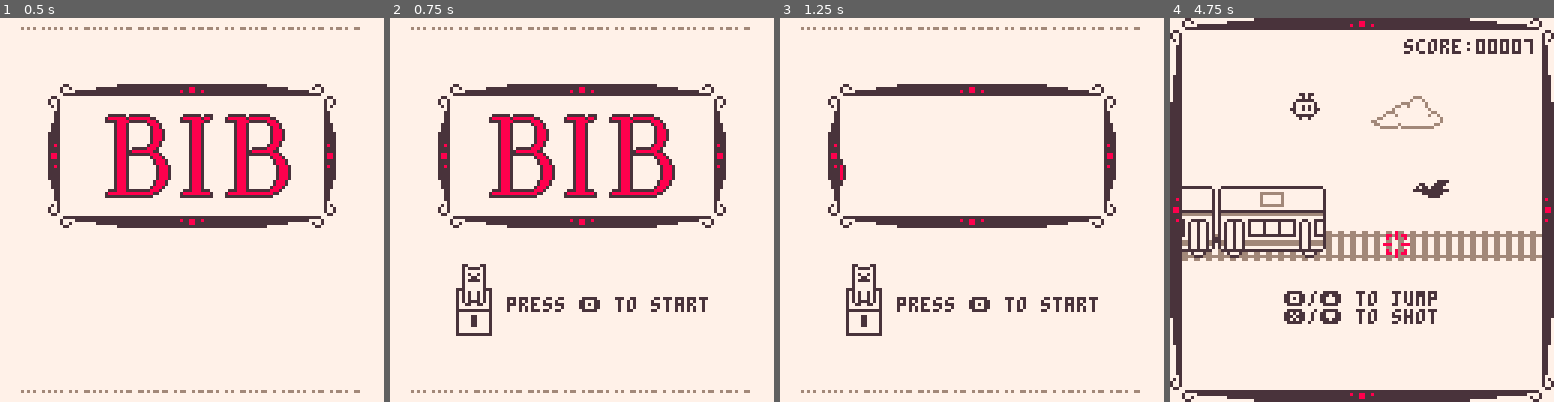
Above: before the commit, frames 1-4 (left to right).
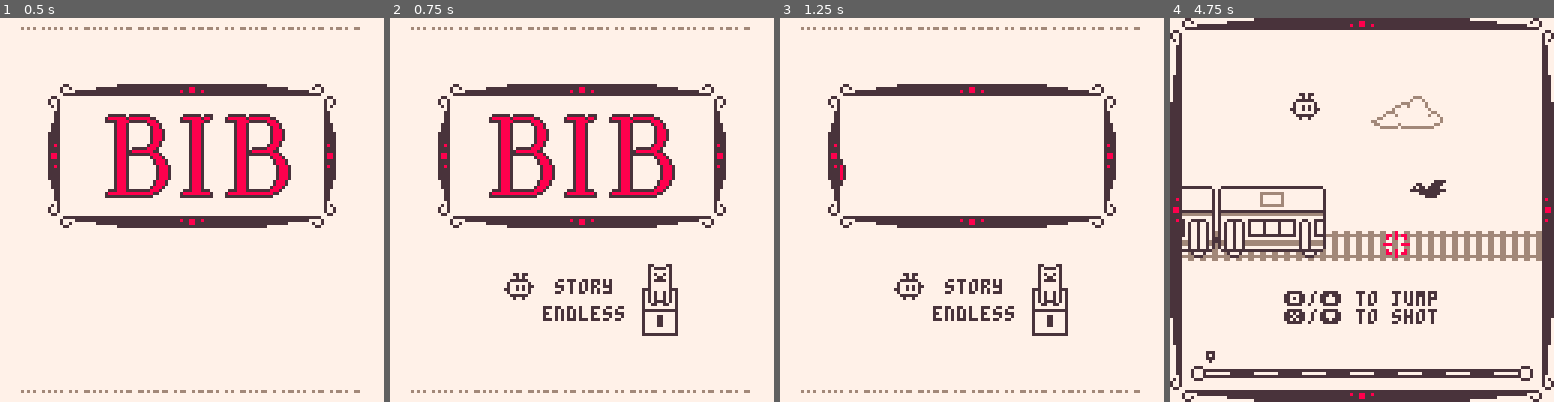
Above: after the commit, the same moments.

Repository: yurkth/BIB
Game: PICO-8 cartridge bib.p8
The game is run twice, just before and just after one commit, with the same random seed, the same clock (stepped at 60 frames per second) and the same inputs.
Inputs:
- Up to frame 1 (0.5 s): tap X (X key) at 0.33 s
- Up to frame 2 (0.75 s): tap O (Z key) at 0.7 s
- Up to frame 3 (1.25 s): tap X (X key) at 1.07 s
- Up to frame 4 (4.75 s): hold Right 1.6-2.1 s; tap O (Z key) every 0.4 s from 1.7 to 4.5 s; tap X (X key) at 1.85, 2.97, 4.08 s; hold Up 2.15-2.42 s; hold Right 2.47-3.03 s; hold Left 3.08-3.58 s; hold Down 3.63-3.97 s; hold Right 4.02-4.68 s; hold Up from 4.73 s (still down)

Frame 1 is identical in both runs. In frame 2, 2.9% of the frame differs, in the area x 17-83%, y 64-83%; in frame 3, 2.9%; in frame 4, 6.5%, in the area x 3-97%, y 5-95%.

Commit message:
Updated title

Diff:
--- a/bib.p8
+++ b/bib.p8
@@ -12,6 +12,7 @@
  poke(0x5f16,134)
  -- disable btnp repeat
 	poke(0x5f5c,255)
+ cur=true
  scene.active(scene.title)
 end
 
@@ -21,7 +22,6 @@
   s.init()
   _update=function()
    cnt=(cnt+1)%120
-   --printh(cnt)
    s.update()
   end
   _draw=s.draw
@@ -41,8 +41,12 @@
    if (flr(offt)==0) anim=1
   elseif anim==1 then
    anim=2
-  elseif anim==2 and btnp(🅾️) then
-   anim=3
+  elseif anim==2 then
+   if (btnp(⬆️) or btnp(⬇️)) cur=not cur
+   if btnp(🅾️) or btnp(❎) then
+    mode=cur and scene.game.story or scene.game.endless
+    anim=3
+   end
   elseif anim==3 then
    offt=lerp(offt,-75,.2)
    if (flr(offt)==-75) anim=4
@@ -51,7 +55,9 @@
 	  fy0=lerp(fy0,0,.15)
 	  fx1=lerp(fx1,128,.15)
 	  fy1=lerp(fy1,128,.15)
-	  if (flr(fx0)==flr(fy0) and flr(fx1)==flr(fy1)) scene.active(scene.game)
+	  if flr(fx0)==flr(fy0) and flr(fx1)==flr(fy1) then
+	   scene.active(cur and scene.op or scene.game)
+	  end
   end
  end,
  draw=function()
@@ -59,9 +65,11 @@
   -- header & footer
   morse(code,7,3)
   morse(code,7,124)
-  -- text
-  spr12(1,22,82,1,2)
-  print("press 🅾️ to start",39,93,cnt%40>=20 and 5 or 7)
+  -- select
+  sspr(85,3,9,9,38,cur and 85 or 94) pset(47,cur and 89 or 98,5)
+  print("story",55,87,5)
+  print("endless",51,96,5)
+  spr12(1,84,82,1,2)
   if anim<2 then
    if (anim==1) fillp(0x5a5a.8)
    rectfill(22,82,105,105,7)
@@ -87,7 +95,6 @@
 scene.game={
  story=0,endless=1,
  init=function()
-  mode=scene.game.endless
   tx=-104
   score=0
   max_score=3*60 -- 60s
@@ -105,7 +112,7 @@
  	 score+=1
  	 if mode==scene.game.story then
  		 local spdx=score/max_score
-  		speed=spdx*(1-spdx)
+  		speed=4*spdx*(1-spdx)
   		if score>max_score and tx>=124 then
   		 printh("clear")
   		 scene.active(scene.gameover)
@@ -116,26 +123,26 @@
  	end
  	printh(score..", "..speed)
  	-- train animation
-  if(tx<-56) tx+=1.5
-  if(mode==scene.game.story and score>=max_score) tx+=1.5
+  if (tx<-56) tx+=1.5
+  if (mode==scene.game.story and score>=max_score) tx+=1.5
   -- clouds
   for c in all(clouds) do
    c.x-=.25
-   if(c.x<=-20) del(clouds,c)
-  end
-  if(cnt==0 and rnd()<.6 and #clouds<2) add(clouds,{x=124,y=4+flr(rnd(24))})
+   if (c.x<=-20) del(clouds,c)
+  end
+  if (cnt==0 and rnd()<.6 and #clouds<2) add(clouds,{x=124,y=4+flr(rnd(24))})
   -- jump
-  if(tx==-56 and (btnp(🅾️) or btn(⬆️)) and not shot.flag) jump.flag=true
-  if(jump.flag) jump.y+=jump.dy jump.dy+=1
-  if(jump.dy>7) jump.flag=false jump.dy=-7
+  if (tx==-56 and (btnp(🅾️) or btn(⬆️)) and not shot.flag) jump.flag=true
+  if (jump.flag) jump.y+=jump.dy jump.dy+=1
+  if (jump.dy>7) jump.flag=false jump.dy=-7
   -- shot
-  if(tx==-56 and (btnp(❎) or btn(⬇️)) and not jump.flag) shot.flag=true
-  if(shot.flag) shot.t+=1
-  if(shot.t>8) shot.flag=false shot.t=0
+  if (tx==-56 and (btnp(❎) or btn(⬇️)) and not jump.flag) shot.flag=true
+  if (shot.flag) shot.t+=1
+  if (shot.t>8) shot.flag=false shot.t=0
   -- birds
   for b in all(birds) do
    b.x-=3+speed
-   if(b.x<=-8) del(birds,b)
+   if (b.x<=-8) del(birds,b)
    if iscollision(41,54+jump.y,8,7,b.x+1,b.y+1,10,4) then
     _draw()
     scene.active(scene.gameover)
@@ -177,14 +184,14 @@
 	  spr12(27,4+i*12-cnt*(tx==-56 and 1.5+speed or 1)%4,70)
 	 end
 	 -- train
-  spr12(40,tx,56,4.5,2,true)
-  spr12(40,tx+54,56,4.5,2)
+  spr12(2,tx,56,4.5,2,true)
+  spr12(2,tx+54,56,4.5,2)
   -- birds
   foreach(birds, function(b) sspr(84,36+(flr(cnt/6)%2==0 and 0 or 6),12,6,b.x,b.y) end)
   -- enemies
   foreach(enemies, function(e) spr12(30+e.stype,e.x,e.y) end)
   -- player
-  sspr(73,3,10,9,tx+96,53+jump.y)
+  sspr(85,3,10,9,tx+96,53+jump.y)
   -- shot
   if shot.flag then
    local ly=53+jump.y
@@ -192,7 +199,7 @@
    line(45,ly,(75-45)*dt+45,(75-ly)*dt+ly,8)
   end
   -- target
-  if(tx==-56) spr12t(26,5.5,5.5)
+  if (tx==-56) spr12t(26,5.5,5.5)
   if mode==scene.game.story then
 	  -- map
 	  sspr(96,31,5,5,7,116)
@@ -216,7 +223,7 @@
  end,
  update=function()
   if anim==3 and btnp(🅾️) then
-   scene.active(scene.game)
+   scene.active(scene.title)
 		 poke(0x5f15,133)
 		 poke(0x5f17,7)
   end
Not shown, changed: 84 lines of the sprite sheet (__gfx__) section of bib.p8
